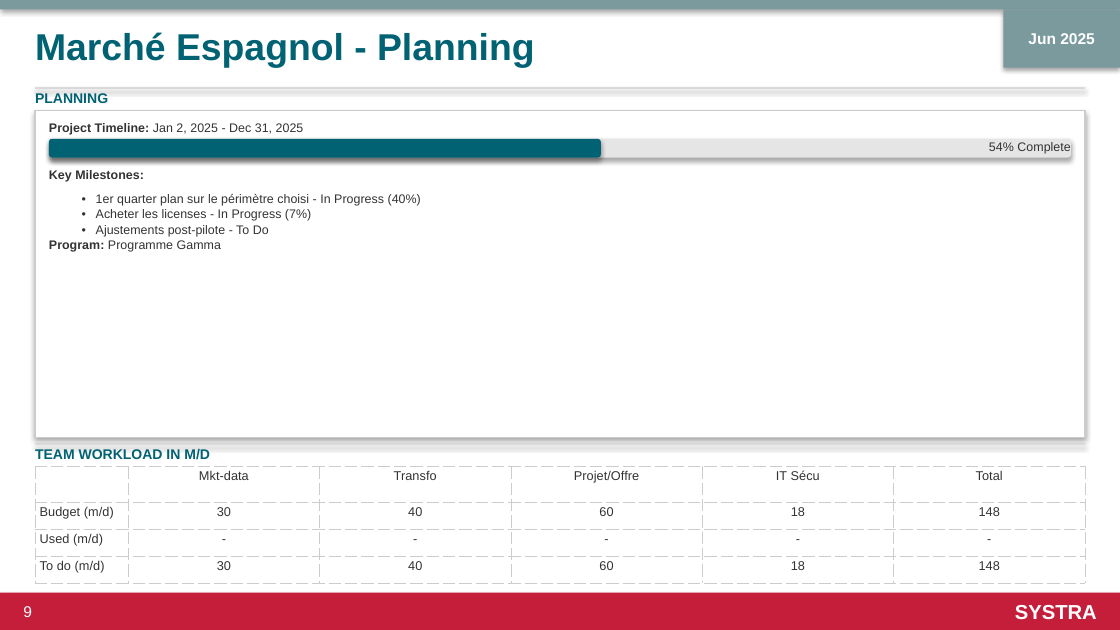
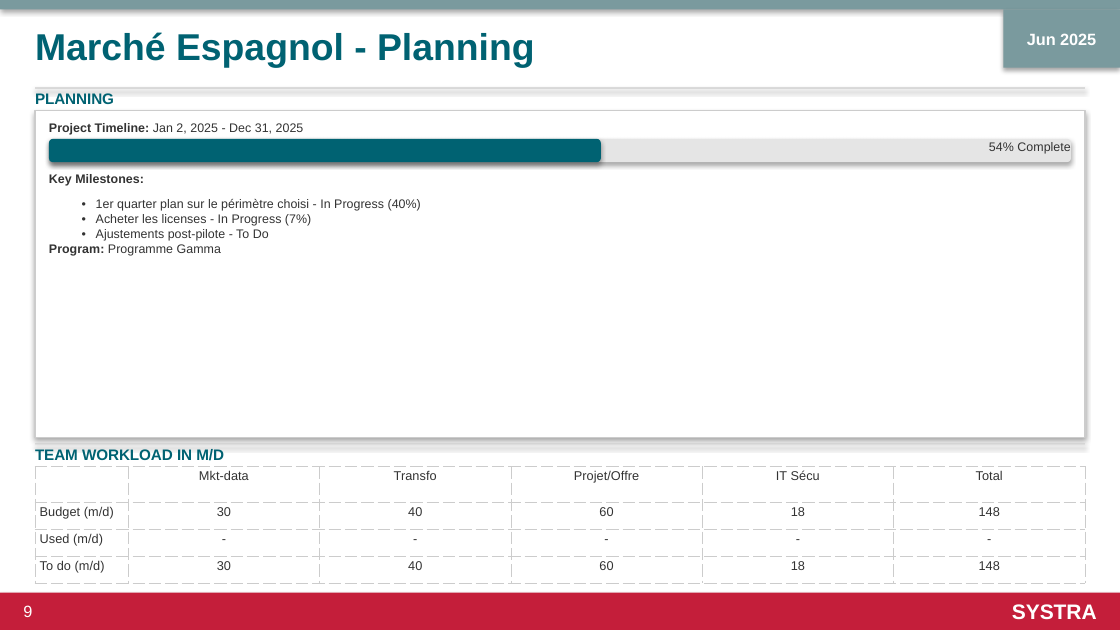
Before and after one commit to damianstetsonair/html-to-pptx, a slide deck: slide 10 of output.pptx. Drawn at 1120x630 pixels with LibreOffice and Linux fonts; fonts in the diff are those of the drawing. Boxes give left, top, right and bottom in pixels: in the first picture for what was removed or moved away, otherwise in the second. Text is boxed around its words. In the diff, an @@ line names an element or a change of style, - is before the commit and + after.

```diff
--- a/output.pptx
+++ b/output.pptx
@@ text "Jun 2025" at (1027, 33, 1096, 45): size 10 to 10.5 pt @@
@@ text "PLANNING" at (35, 93, 114, 104): size 9 to 9.8 pt @@
@@ rounded rectangle: place and size @@
-rounded rectangle at (49, 139, 1071, 158)
+rounded rectangle at (49, 139, 1071, 162)
@@ rounded rectangle: place and size @@
-rounded rectangle at (49, 139, 601, 158)
+rounded rectangle at (49, 139, 601, 162)
@@ 8 texts: place and size @@
-8 texts at (49, 170, 421, 252)
+8 texts at (49, 174, 421, 256)
@@ text "TEAM WORKLOAD IN M/D" at (35, 449, 224, 461): size 9 to 9.8 pt @@
@@ text "SYSTRA" at (1012, 604, 1097, 620): size 13 to 13.5 pt @@
```
Also in this commit, not shown: 22 other slides changed, 2 other files.
